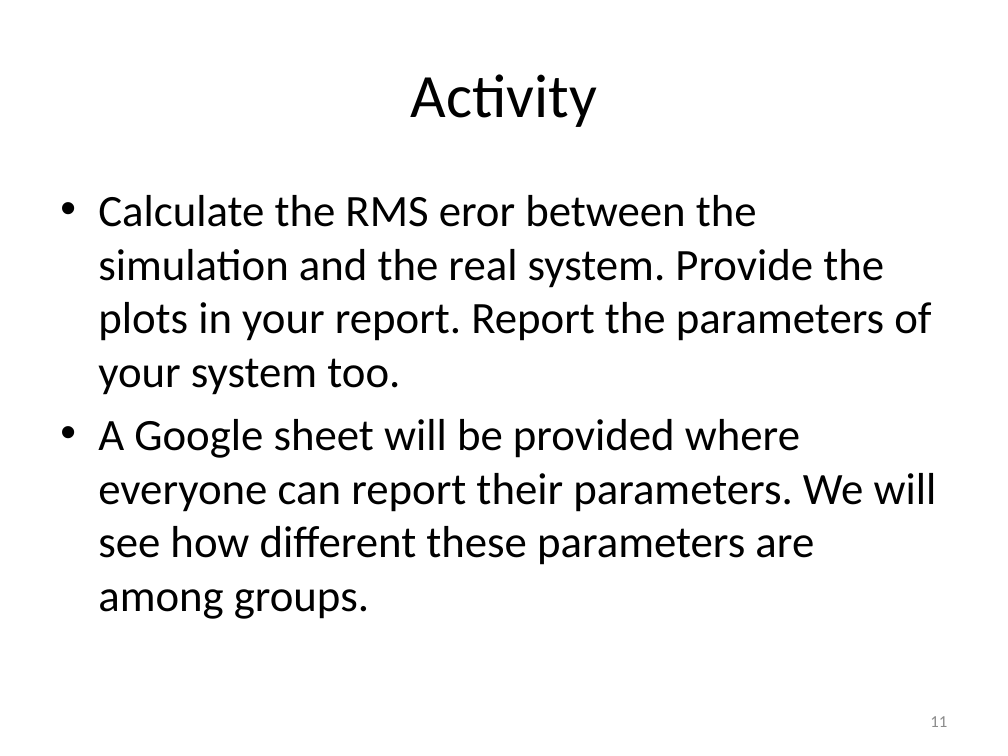
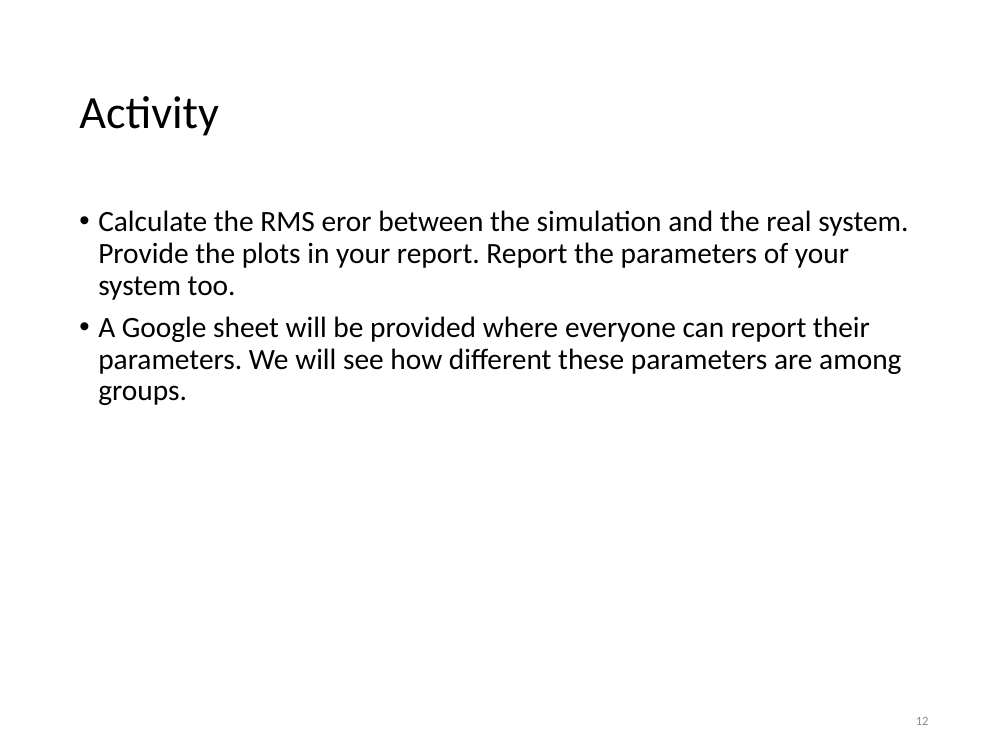
Before and after one commit to auralius/up_temperature_control_device, a slide deck: slide 12 of Activities/Presentations/SOPDT Optimization.pptx (slide 11 before the commit). Drawn at 1008x756 pixels with LibreOffice and Linux fonts; fonts in the diff are those of the drawing. Boxes give left, top, right and bottom in pixels: in the first picture for what was removed or moved away, otherwise in the second. Text is boxed around its words. In the diff, an @@ line names an element or a change of style, - is before the commit and + after.

```diff
--- a/Activities/Presentations/SOPDT Optimization.pptx
+++ b/Activities/Presentations/SOPDT Optimization.pptx
@@ title "Activity": place and size @@
-title "Activity" at bbox=[411, 74, 597, 127]
+title "Activity" at bbox=[79, 96, 219, 136]
@@ title "Activity" at bbox=[79, 96, 219, 136]: size 44 to 33 pt; alignment centre to left; line spacing 1 to 0.9 @@
@@ text "Calculate the RMS eror between ...": place and size @@
-text "Calculate the RMS eror between ..." at bbox=[98, 195, 937, 619]
+text "Calculate the RMS eror between ..." at bbox=[98, 210, 908, 405]
@@ text "Calculate the RMS eror between ..." at bbox=[98, 210, 908, 405]: size 32 to 21 pt; indent changed; line spacing 1 to 0.9; more space between paragraphs @@
@@ page number at bbox=[916, 717, 929, 725]: text changed; size 12 to 9 pt @@
-11
+12
```
Also in this commit, not shown: 10 other slides changed, 1 slide added.
